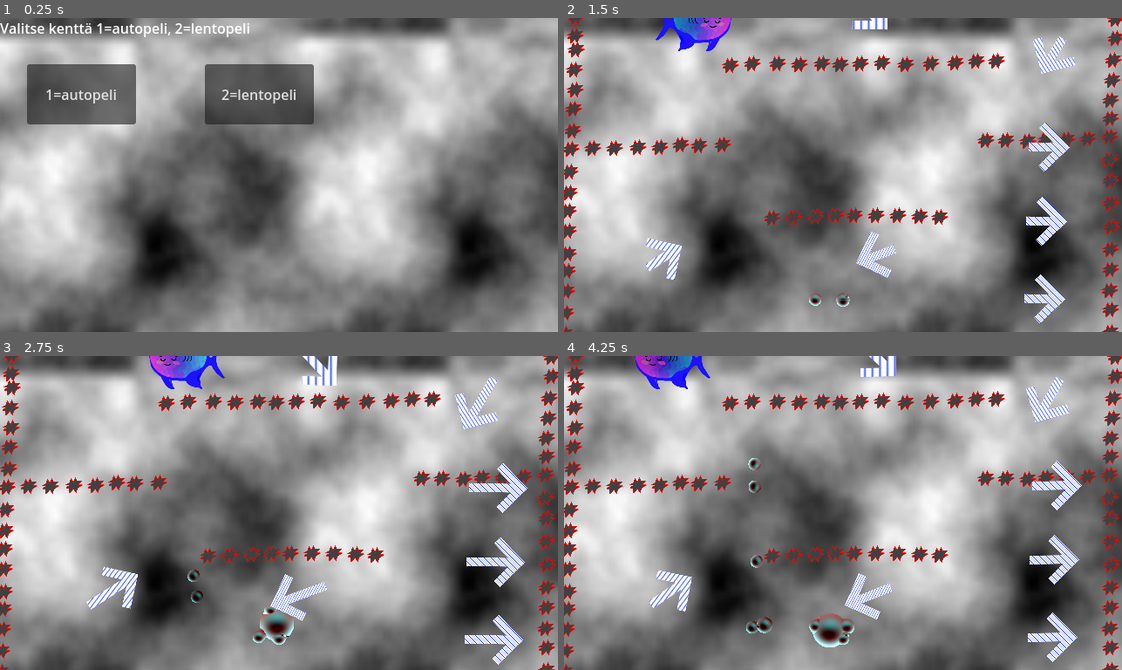
Above: before the commit, frames 1-4 (two rows, left to right).
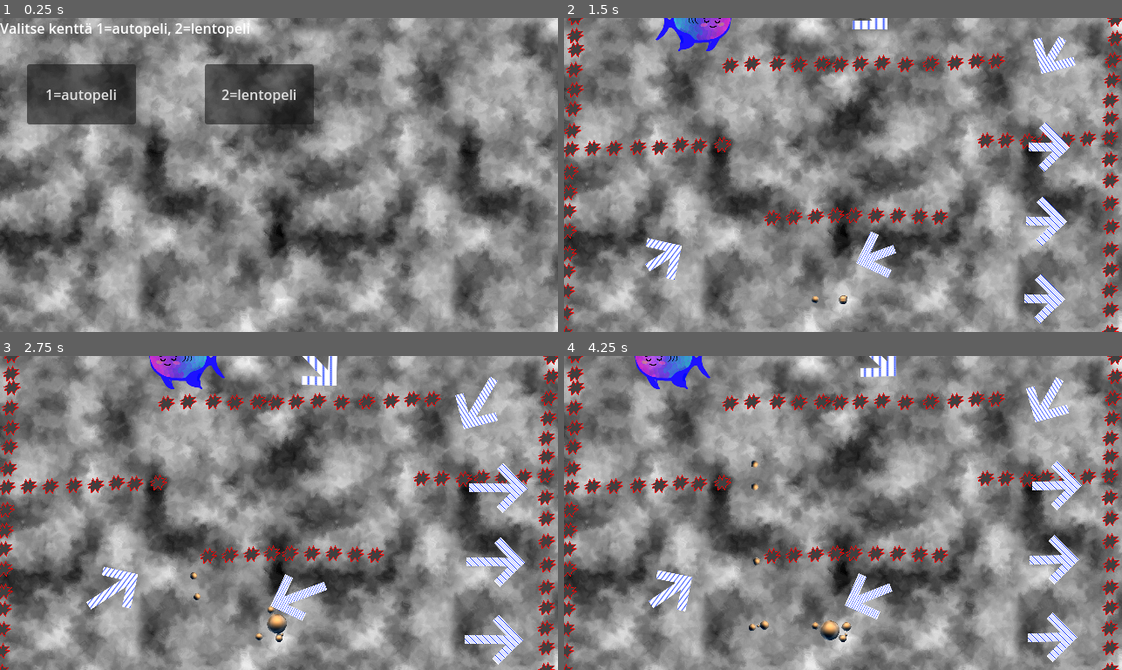
Above: after the commit, the same moments.

Repository: Raattis/ggj25
Game: Godot game, scene res://paavalikko.tscn
Same seed, same stepped clock (60 frames per second), same inputs: the game is played once before the commit and once after it. The engine's default icon, where the game draws it, is replaced by a stand-in: a white triangle on a blue panel in a dark square.
Inputs (mouse positions are in pixels of both pictures, inside the frame that each line leads up to):
- Up to frame 1 (0.25 s): no input
- Up to frame 2 (1.5 s): click "1=autopeli" at 0.5 s; move the mouse to (965, 159) at 1.27 s; tap Space (laukaise) at 1.35 s; click (965, 159) at 1.42 s
- Up to frame 3 (2.75 s): drag from (167, 528) to (161, 359) at 2.02 s
- Up to frame 4 (4.25 s): move the mouse to (898, 443) at 2.77 s; hold Right mouse button (remove) 2.78-3.5 s; click (898, 443) at 2.92 s; drag from (815, 575) to (675, 582) at 3.52 s

The runs differ from the first frame. In frame 1, 69% of the frame differs, in the area x 0-100%, y 0-100%; in frame 2, 67%; in frame 3, 66%; in frame 4, 66%.

Commit message:
bubbles shiny

Diff:
--- a/godot-project/janne/bubblescene.gdshader
+++ b/godot-project/janne/bubblescene.gdshader
@@ -18,12 +18,12 @@
 }
 
 vec3 normal_circle(vec2 p, float r) {
-	return //normalize(
+	return normalize(
 			vec3(
 				sin(clamp(p.x, -1., 1.) / r * PI_HALF),
 				sin(clamp(p.y, -1., 1.) / r * PI_HALF),
 				cos(length(p) / r * PI_HALF)
-		//)
+		)
 	);
 }
 
@@ -44,17 +44,25 @@
 			dist = sd;
 		}
 
-		metasum += 1.0 - smoothstep(0.0, r * 1.8, length(p));
+		metasum += 1.0 - smoothstep(0.0, r * 1.3, length(p));
 	}
 
-	if (metasum < 0.1) {
+	if (metasum < 0.3) {
 		COLOR = texture(tex_bg, pos);
 	} else {
-		float light = -dot(normalize(vec3(pos, 0.0)), normal);
-		vec4 refracted_sample = texture(tex_bg, pos - normal.xy * 0.015);
-		//COLOR = vec4(vec3(metasum, 0.6, 0.5) * light, 1.0);
-		COLOR = vec4(mix(vec3(0.2, 1., 1.) * light, refracted_sample.xyz, 1. - normal.z * 0.7), 1.0);
-		//COLOR = vec4(normal, 1.0);
+		float light = -dot(normalize(vec3(pos, -.25)), normal) * 1.4;
+		vec4 refracted_sample = texture(
+			tex_bg,
+			pos - normal.xy * (log(normal.z * 1.13)) * 0.12 // Heretic math
+		);
+		COLOR = vec4(
+			mix(
+				vec3(1.0, .7, 0.4) * light,
+				refracted_sample.xyz,
+				1. - normal.z
+			),
+			1.0
+		);
 	}
 }
 
--- a/godot-project/janne/scenevis.tres
+++ b/godot-project/janne/scenevis.tres
@@ -3,13 +3,12 @@
 [ext_resource type="Shader" uid="uid://duneg1mt00gfr" path="res://janne/bubblescene.gdshader" id="1_q6k2k"]
 
 [sub_resource type="FastNoiseLite" id="FastNoiseLite_q6k2k"]
-noise_type = 0
+noise_type = 5
 seed = 10
-frequency = 0.0162
+frequency = 0.0195
+domain_warp_enabled = true
 
 [sub_resource type="NoiseTexture2D" id="NoiseTexture2D_q6k2k"]
-width = 64
-height = 64
 generate_mipmaps = false
 seamless = true
 noise = SubResource("FastNoiseLite_q6k2k")
--- a/godot-project/riku/maailma.tscn
+++ b/godot-project/riku/maailma.tscn
@@ -7,7 +7,6 @@
 [ext_resource type="PackedScene" uid="uid://bcrrmnmev2k1t" path="res://kentat/kenta_kahdeksikko.tscn" id="4_1f6c8"]
 [ext_resource type="PackedScene" uid="uid://dx66bfx2xx7hu" path="res://vesa/kalanen.tscn" id="10_em6w7"]
 [ext_resource type="Script" uid="uid://ckt0usd1iobuf" path="res://riku/drag_kamera.gd" id="11_msu6y"]
-
 [node name="maailma" type="Node2D"]
 
 [node name="cluster" type="RigidBody2D" parent="."]
